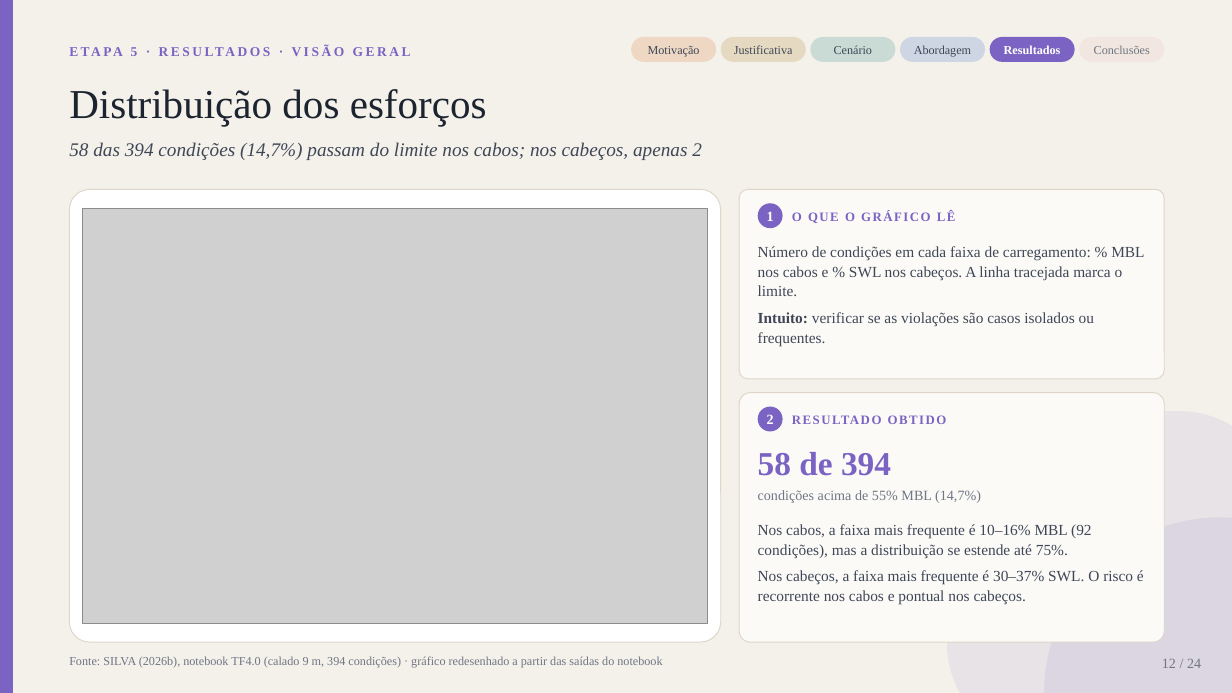
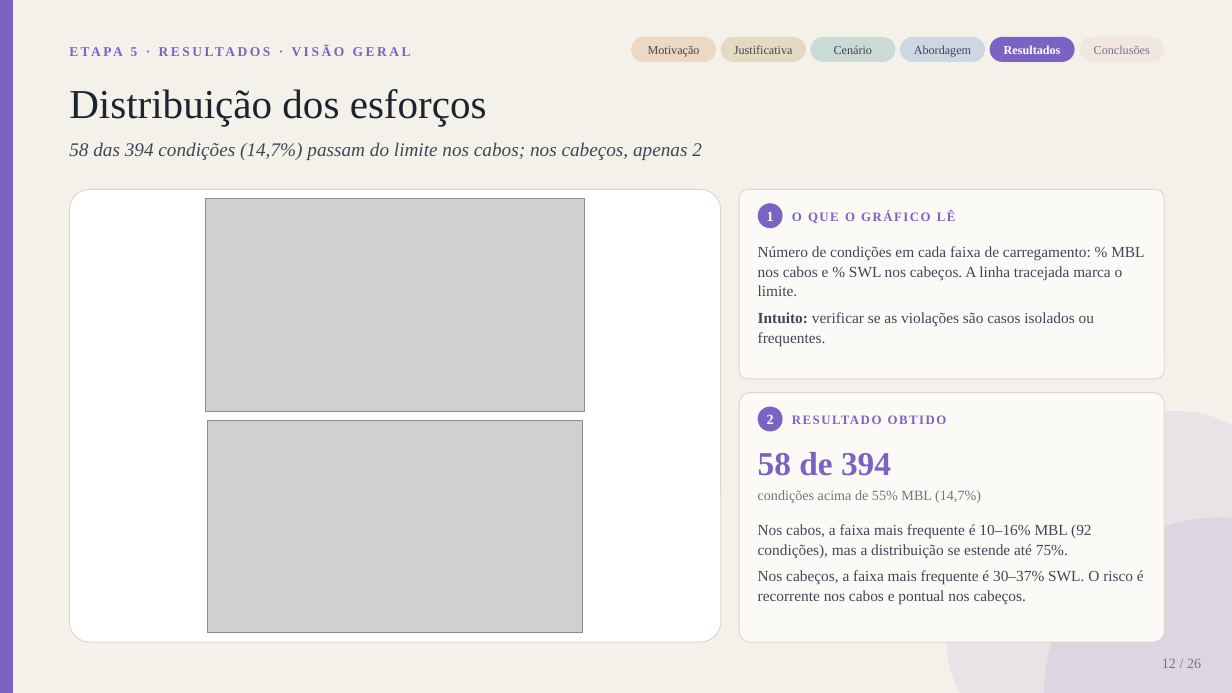
Before and after one commit to gustavogsilvaa/Apresentacao-Kiro, a slide deck: slide 12 of amarracao_v3/Apresentacao_TF_Amarracao_parcial.pptx. Drawn at 1232x693 pixels with LibreOffice and Linux fonts; fonts in the diff are those of the drawing; grey boxes stand for pictures. Boxes give left, top, right and bottom in pixels: in the first picture for what was removed or moved away, otherwise in the second. Text is boxed around its words. In the diff, an @@ line names an element or a change of style, - is before the commit and + after.

```diff
--- a/amarracao_v3/Apresentacao_TF_Amarracao_parcial.pptx
+++ b/amarracao_v3/Apresentacao_TF_Amarracao_parcial.pptx
@@ picture removed at bbox=[82, 208, 708, 623] @@
@@ picture added at bbox=[206, 199, 585, 411] @@
@@ picture added at bbox=[207, 421, 582, 633] @@
@@ text removed at bbox=[69, 656, 662, 668] @@
-Fonte: SILVA (2026b), notebook TF4.0 (calado 9 m, 394 condições) · gráfico redesenhado a partir das saídas do notebook
@@ text at bbox=[1162, 659, 1201, 668]: text changed @@
-12 / 24
+12 / 26
```
Also in this commit, not shown: 23 other slides changed, 2 slides added, 10 other files.
